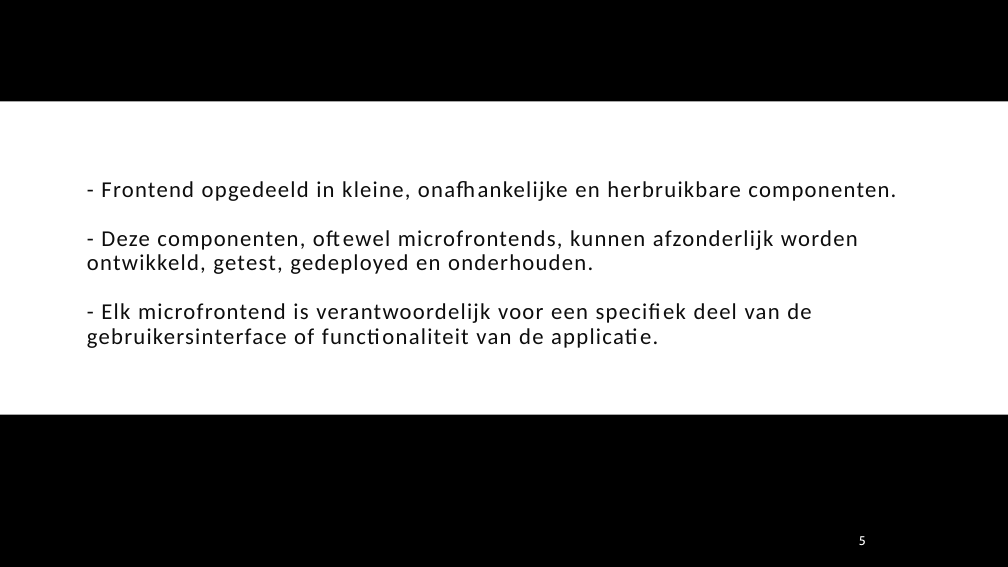
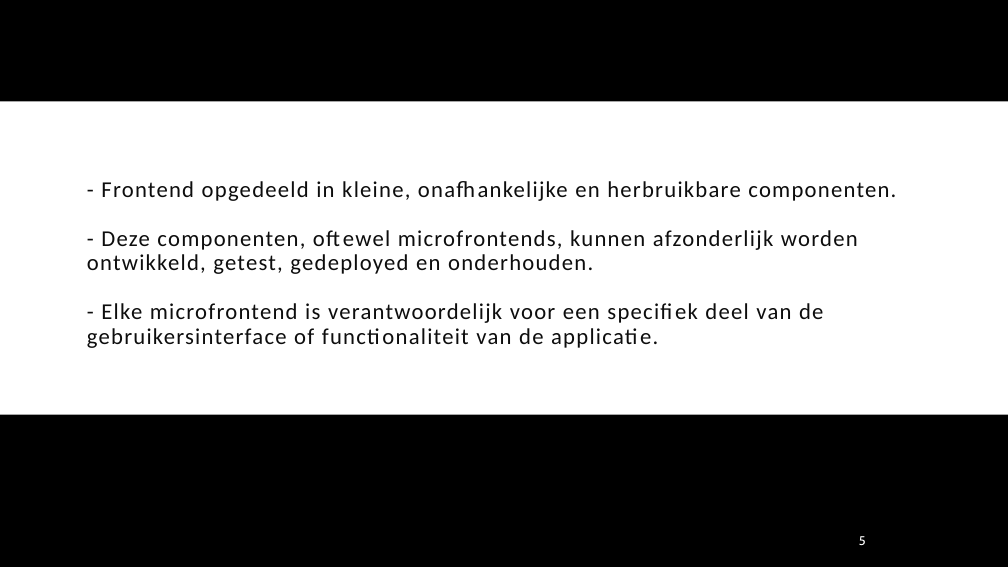
Before and after one commit to RogierWijnands/devConf-2024-mfe, a slide deck: slide 5 of devConf-2024-mfe.pptx. Drawn at 1008x567 pixels with LibreOffice and Linux fonts; fonts in the diff are those of the drawing. Boxes give left, top, right and bottom in pixels: in the first picture for what was removed or moved away, otherwise in the second. Text is boxed around its words. In the diff, an @@ line names an element or a change of style, - is before the commit and + after.

```diff
--- a/devConf-2024-mfe.pptx
+++ b/devConf-2024-mfe.pptx
@@ title at <box>87,181,896,348</box>: text changed @@
-- Frontend opgedeeld in kleine, onafhankelijke en herbruikbare componenten.
-- Deze componenten, oftewel microfrontends, kunnen afzonderlijk worden ontwikkeld, getest, gedeployed en onderhouden.
-- Elk microfrontend is verantwoordelijk voor een specifiek deel van de gebruikersinterface of functionaliteit van de applicatie.
+- Frontend opgedeeld in kleine, onafhankelijke en herbruikbare componenten.
+- Deze componenten, oftewel microfrontends, kunnen afzonderlijk worden ontwikkeld, getest, gedeployed en onderhouden.
+- Elke microfrontend is verantwoordelijk voor een specifiek deel van de gebruikersinterface of functionaliteit van de applicatie.
```
Also in this commit, not shown: 2 other slides changed, 1 other file.
